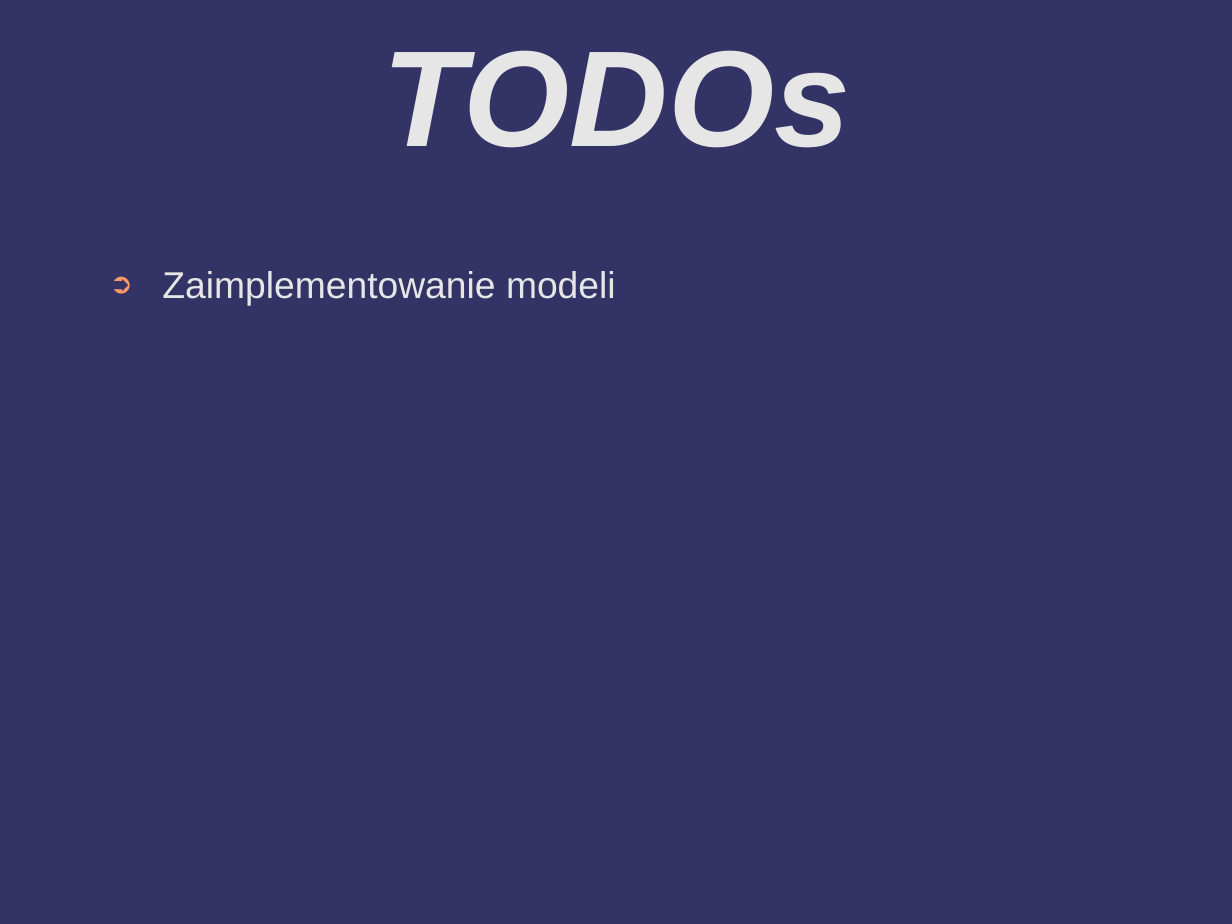
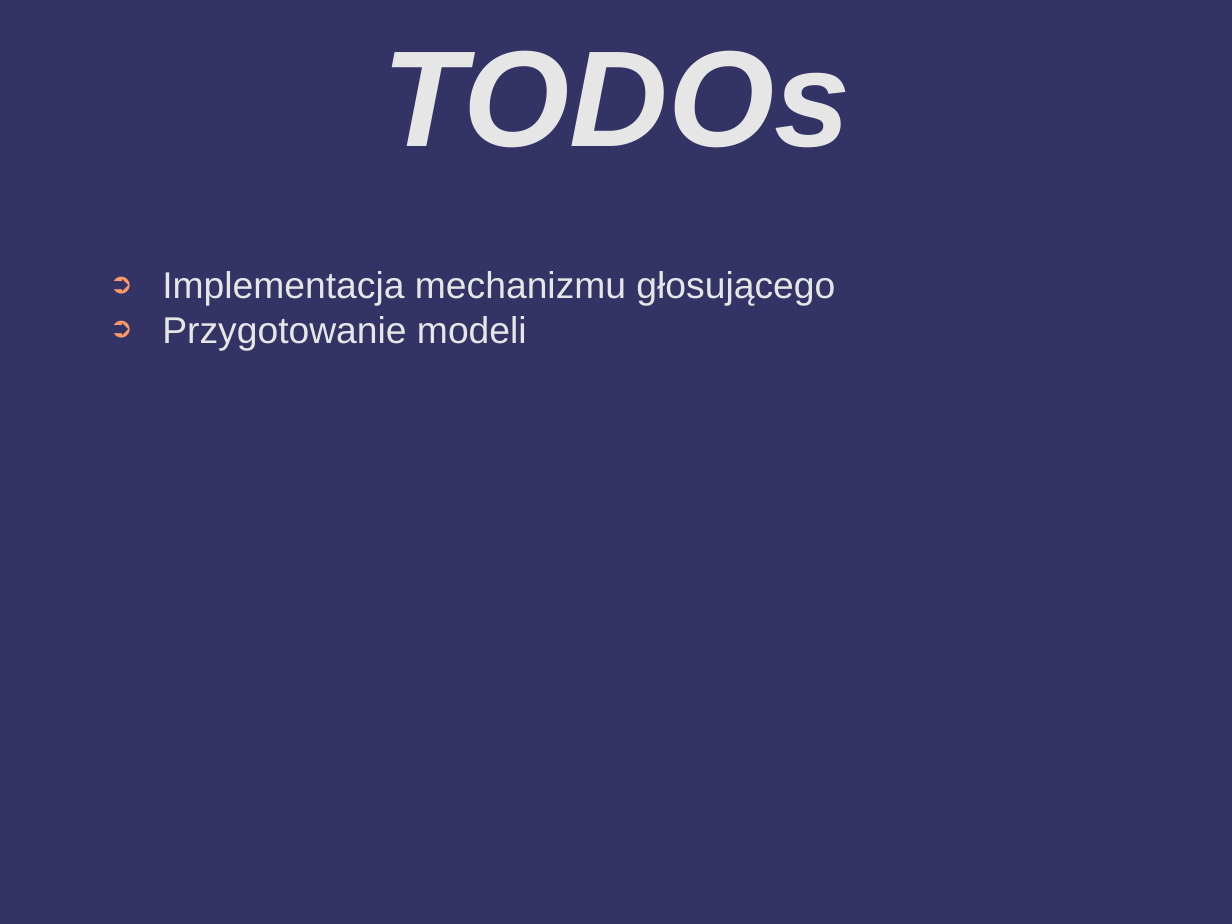
Before and after one commit to barimale/HackNation2025-anomaly-detector, a slide deck: slide 7 of presentation/hackNation2025 - prezentacja - Mateusz Wolnica.odp. Drawn at 1232x924 pixels with LibreOffice and Linux fonts; fonts in the diff are those of the drawing; background and template pictures are left out. Boxes give left, top, right and bottom in pixels: in the first picture for what was removed or moved away, otherwise in the second. Text is boxed around its words. In the diff, an @@ line names an element or a change of style, - is before the commit and + after.

```diff
--- a/presentation/hackNation2025 - prezentacja - Mateusz Wolnica.odp
+++ b/presentation/hackNation2025 - prezentacja - Mateusz Wolnica.odp
@@ text at bbox=[162, 271, 835, 350]: text changed @@
-➲ Zaimplementowanie modeli
+➲ Implementacja mechanizmu głosującego
+➲ Przygotowanie modeli
```
Also in this commit, not shown: 1 other slide changed, 2 other files.
